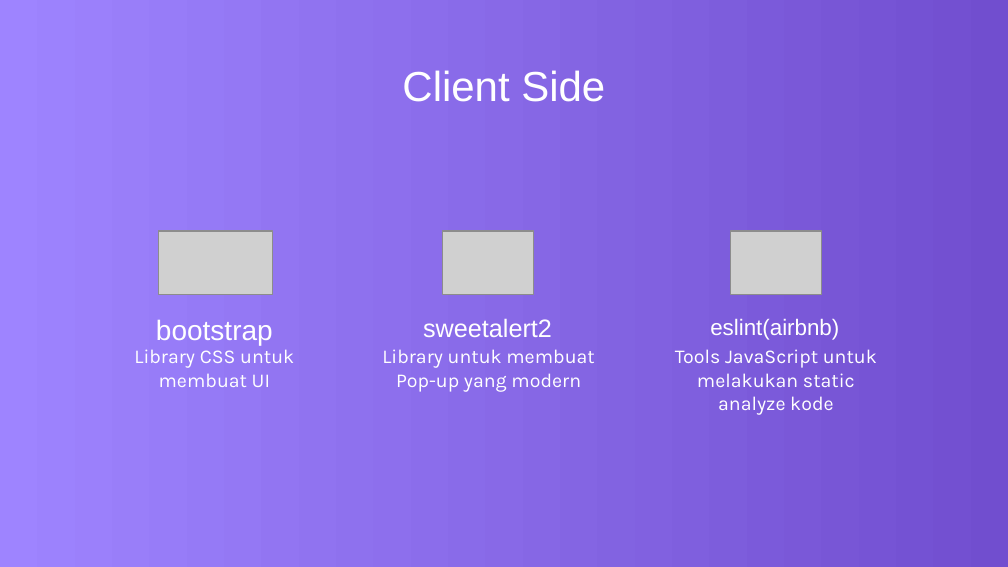
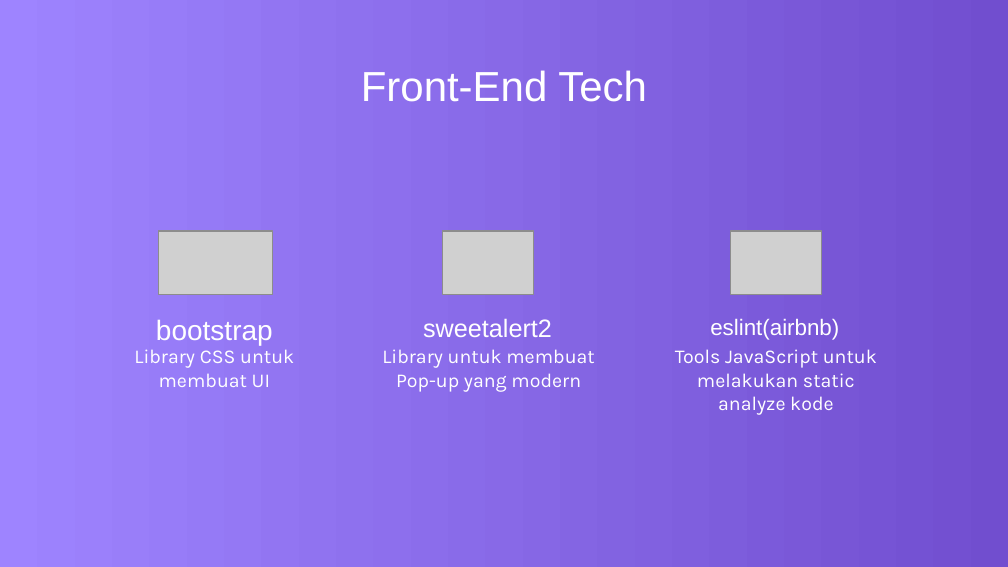
Before and after one commit to rifkiramadhan/codigram-from-codihealth, a slide deck: slide 12 of PPT Codigram.pptx. Drawn at 1008x567 pixels with LibreOffice and Linux fonts; fonts in the diff are those of the drawing; grey boxes stand for pictures; background and template pictures are left out. Boxes give left, top, right and bottom in pixels: in the first picture for what was removed or moved away, otherwise in the second. Text is boxed around its words. In the diff, an @@ line names an element or a change of style, - is before the commit and + after.

Commit message:
Mengubah typo di PPT

```diff
--- a/PPT Codigram.pptx
+++ b/PPT Codigram.pptx
@@ title at <box>361,70,647,102</box>: text changed @@
-Client Side
+Front-End Tech
```
Also in this commit, not shown: 2 other slides changed.
